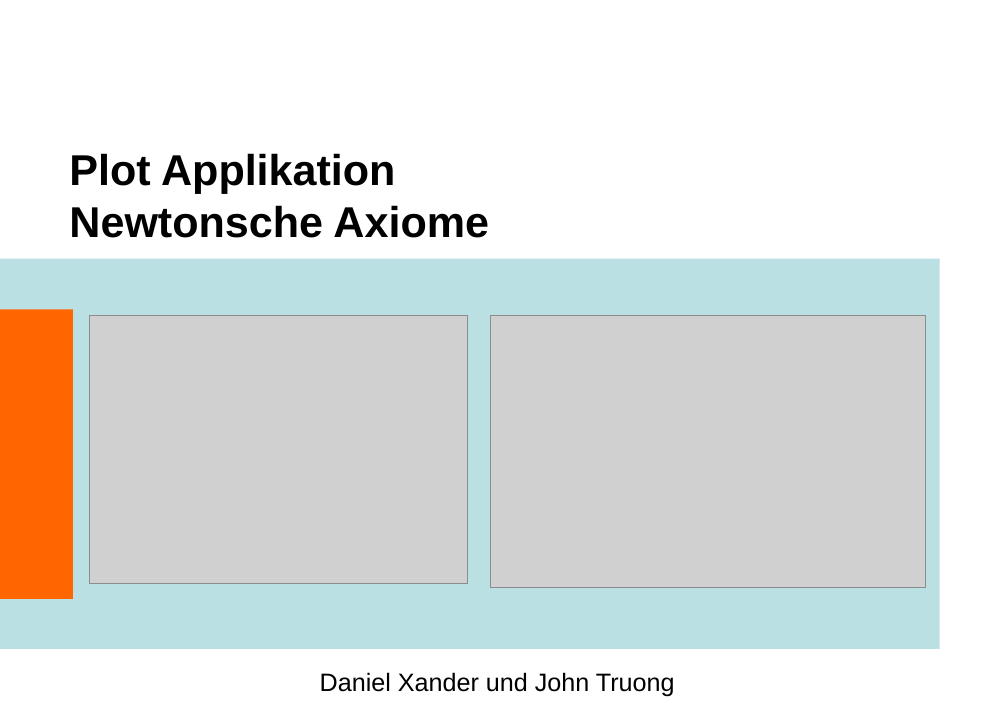
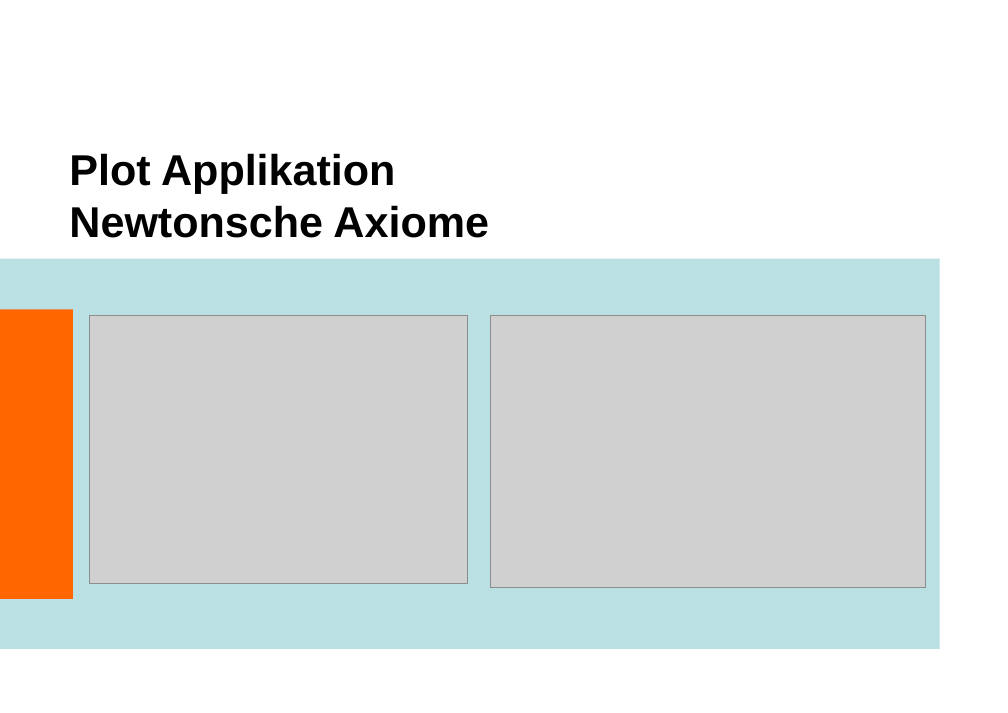
Before and after one commit to yuai/newtonscheaxiom, a slide deck: slide 1 of wiki/truong_xander.pptx. Drawn at 1008x713 pixels with LibreOffice and Linux fonts; fonts in the diff are those of the drawing; grey boxes stand for pictures; background and template pictures are left out. Boxes give left, top, right and bottom in pixels: in the first picture for what was removed or moved away, otherwise in the second. Text is boxed around its words. In the diff, an @@ line names an element or a change of style, - is before the commit and + after.

```diff
--- a/wiki/truong_xander.pptx
+++ b/wiki/truong_xander.pptx
@@ text removed at [320,672,675,697] @@
-Daniel Xander und John Truong
```
Also in this commit, not shown: 9 other slides changed.
